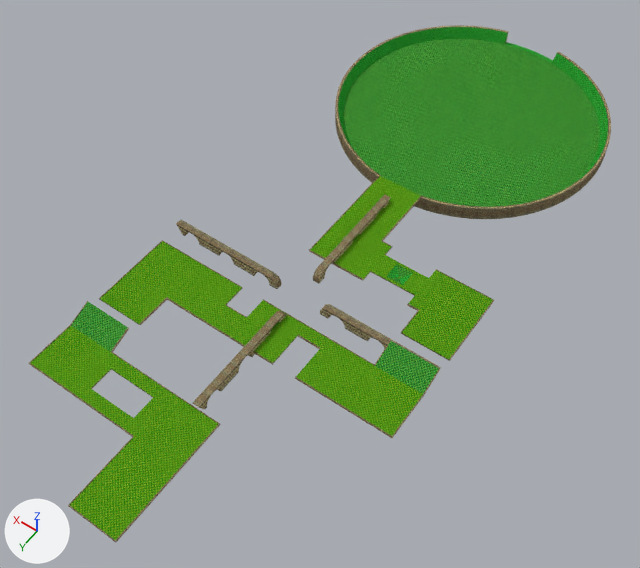
One commit to the Blender file src/st001.blend: the scene before it, then after it.
Rendered twice from a camera (50 mm lens) standing at (-99.0, 128.0, 212.0) and looking at (3.0, -14.0, -11.0). The lights are fixed; the arrows at lower left show +X, +Y and +Z.
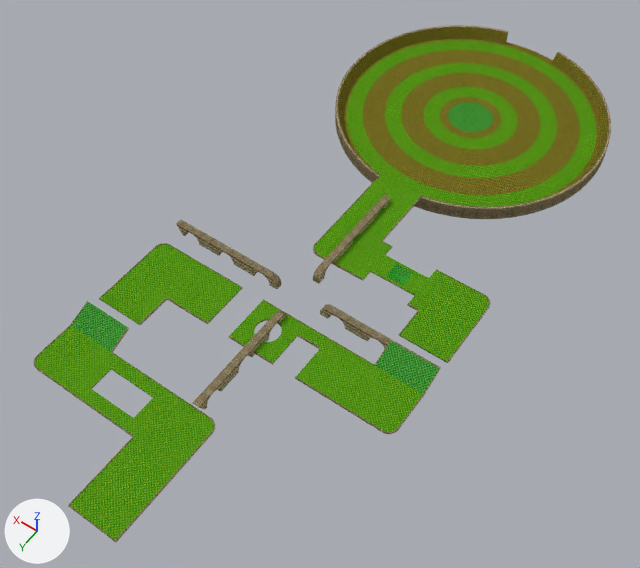
Changed parts and their boxes [x1, y1, x2, y2] in the pictures (640 x 568 px):
```json
{"object": "Cube.001", "change": "reshaped", "before": [29, 25, 611, 542], "after": [34, 25, 611, 542]}
{"object": "Cube.003", "change": "deleted", "before": [207, 304, 246, 337], "faces in mat_check": [208, 305, 246, 336]}
{"part": 1, "of": "me_cube_002", "change": "added", "after": [344, 39, 600, 207]}
{"part": 2, "of": "me_cube_002", "change": "built on", "before": [198, 242, 494, 436], "after": [198, 242, 490, 436]}
{"part": 3, "of": "me_cube_002", "change": "built on", "before": [29, 353, 50, 371], "after": [34, 353, 50, 371]}
{"part": 4, "of": "me_cube_002", "change": "built on", "before": [154, 240, 172, 255], "after": [154, 243, 172, 255]}
{"part": 5, "of": "me_cube_002", "change": "built on", "before": [379, 418, 400, 438], "after": [379, 418, 400, 434]}
{"part": 6, "of": "me_cube_002", "change": "recoloured", "before": [338, 27, 608, 184], "after": [338, 27, 608, 184], "on screen": "green to yellow"}
```

Edits to the scene script, one JSON object a line:
```json
{"op": "add", "block": "img_tw_grass4_color_png", "code": ["img_tw_grass4_color_png = load_image('tw_grass4_color.png', '../materials/tex/tw_grass4_color.png', 256, 256, 'sRGB')"]}
{"op": "add", "block": "mat_material_001", "code": ["mat_material_001 = principled_material('Material.001')", "mat_material_001.texture = img_tw_grass4_color_png", "mat_material_001.specular_ior_level = 0.0"]}
{"block": "me_cube_002", "where": "# used by ob_cube_001; location = (0.0, 0.0, 0.0)"}
{"op": "remove", "block": "me_cube_002", "code": "me_cube_002.from_pydata(...)  # 2557 vertices, 2398 faces; spans x -49.0..49.0, y -153.0..88.0, z -5.0..3.0"}
{"op": "add", "block": "me_cube_002", "code": "me_cube_002.from_pydata(...)  # 4919 vertices, 4674 faces; spans x -49.0..49.0, y -153.0..88.0, z -5.0..3.0"}
{"block": "me_cube_002", "change": "me_cube_002 part 1: 1792 vertices added at x -45.0..45.0, y -149.0..-59.0, z -4.0"}
{"block": "me_cube_002", "change": "me_cube_002 part 2: 18 vertices moved from x -48.0..-32.0, y -6.0, z 0.0 to x -48.0..-32.0, y -5.0, z 0.0; 20 vertices removed from x -48.0..8.0, y -32.0..48.0, z 0.0; 374 vertices added at x -48.0..8.0, y -32.0..51.0, z 0.0"}
{"block": "me_cube_002", "change": "me_cube_002 part 3: 6 vertices removed from x 48.0, y 64.0, z 0.0; 78 vertices added at x 45.0..48.0, y 61.0..64.0, z 0.0"}
{"block": "me_cube_002", "change": "me_cube_002 part 4: 6 vertices removed from x 48.0, y 8.0, z 0.0; 78 vertices added at x 45.0..48.0, y 8.0..11.0, z 0.0"}
{"block": "me_cube_002", "change": "me_cube_002 part 5: 6 vertices removed from x -48.0, y 24.0, z 0.0; 78 vertices added at x -48.0..-45.0, y 21.0..24.0, z 0.0"}
{"block": "me_cube_002", "change": "me_cube_002 part 6: 256 faces spanning x -48.0..48.0, y -153.0..-56.0, z -5.0..0.0 switch from mat_check3 to mat_material_001 (picture img_tw_grass4_color_png)"}
{"op": "remove", "block": "ob_cube_003", "code": ["ob_cube_003 = bpy.data.objects.new('Cube.003', me_cube_003)", "ob_cube_003.location = (0.0, 0.0, 0.0)"]}
```
